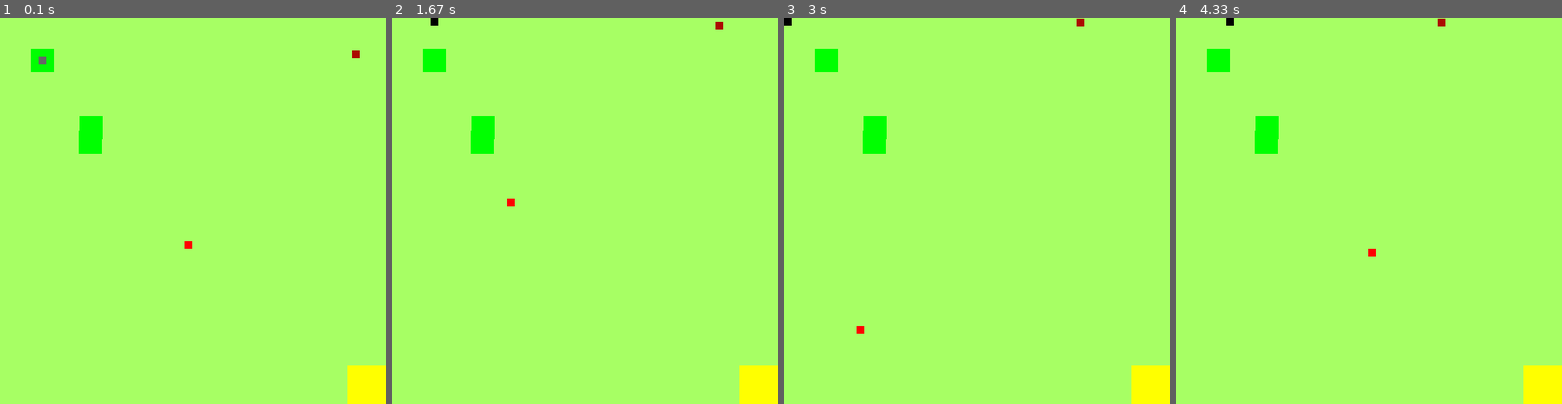
Above: before the commit, frames 1-4 (left to right).
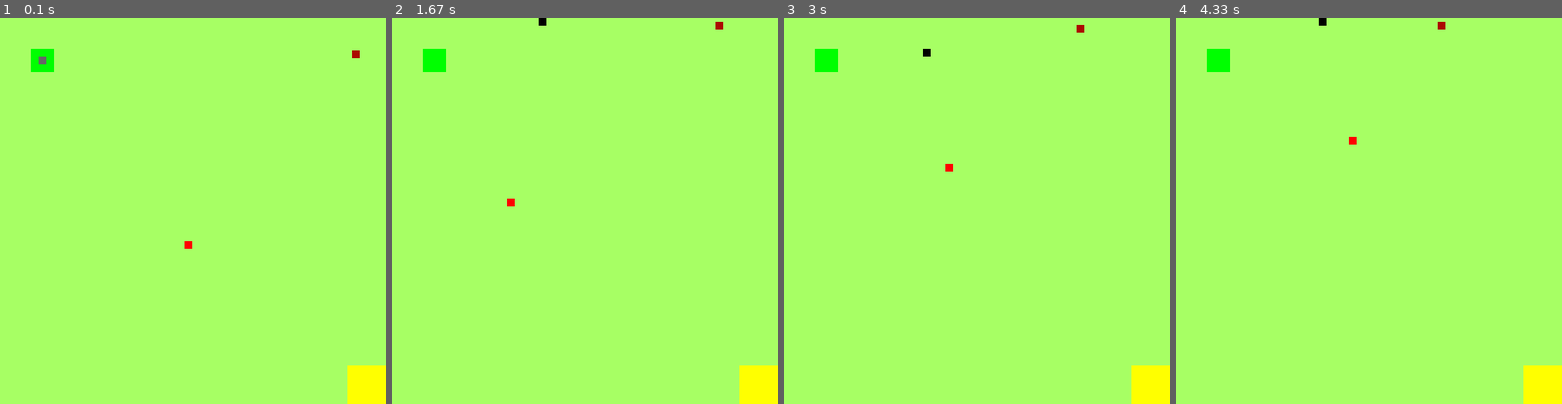
Above: after the commit, the same moments.

Repository: Eli6th/Pygame_Game
Game: pygame game, started from game.py
Two runs of this game, one before a commit and one after it. Both use one fixed random seed, a clock stepped at 60 frames per second and the inputs below.
Inputs:
- Up to frame 1 (0.1 s): no input
- Up to frame 2 (1.67 s): hold W 0.33-0.8 s; hold Right 0.33-0.8 s; hold Right 0.83-1.3 s; hold W 1.33-1.63 s
- Up to frame 3 (3 s): hold Right 1.67-2.13 s; hold A 2.17-2.7 s; hold Down from 2.73 s (still down)
- Up to frame 4 (4.33 s): release Down at 3.03 s; hold A 3.07-3.47 s; hold Up 3.5-3.87 s; hold D from 3.9 s (still down)

The runs differ from the first frame. In frame 1, 0.6% of the frame differs, in the area x 20-27%, y 25-36%; in frame 2, 0.7%; in frame 3, 0.8%, in the area x 0-78%, y 0-82%; in frame 4, 0.8%.

Commit message:
Added edge enemy

Diff:
--- a/game.py
+++ b/game.py
@@ -14,7 +14,7 @@
 
 GUARD_PATROL_COLOR = (255, 0, 0)
 GUARD_CHASING_COLOR = (171, 9, 0)
-GUARD_SHOOTER_COLOR = (255, 71, 61)
+GUARD_EDGE_COLOR = (255, 71, 61)
 
 BUSH_COLOR = (0, 255, 0)
 WIN_AREA_COLOR = (255, 255, 0)
@@ -194,7 +194,7 @@
 
 def random_positions():
     positions = []
-    for i in range(random.randint(3, 6)):
+    for i in range(2):
         positions.append([random.randint(50, 450),random.randint(50, 450)])
 
     return positions
@@ -205,8 +205,9 @@
 bushes_list = pygame.sprite.Group()
 
 # Level variables
-level = 1
+level = 9
 size = (WIDTH, HEIGHT)
+enemies = [1, 1, 0]
 
 # Player variables
 jumps = 1
@@ -222,6 +223,13 @@
     all_sprites_list.add(guard)
     guards_list.add(guard)
 
+def create_edge_guard():
+    guard = PatrolGuard(GUARD_EDGE_COLOR, 10, 10, 5, [[10, 10], [490, 10], [490, 490], [10, 490]])
+    guard.rect.x = random.randint(0, 500)
+    guard.rect.y = 10
+    all_sprites_list.add(guard)
+    guards_list.add(guard)
+
 def create_chasing_guard():
     guard = ChasingGuard(GUARD_CHASING_COLOR, 10, 10, 1)
     guard.rect.x = random.randint(0, 500)
@@ -229,12 +237,24 @@
     all_sprites_list.add(guard)
     guards_list.add(guard)
 
-def create_shooting_guard():
-    guard = ShootingGuard(GUARD_SHOOTER_COLOR, 10, 10, 6)
-    guard.rect.x = random.randint(0, 500)
-    guard.rect.y = random.randint(0, 500)
-    all_sprites_list.add(guard)
-    guards_list.add(guard)
+# def create_shooting_guard():
+#     guard = ShootingGuard(GUARD_SHOOTER_COLOR, 10, 10, 6)
+#     guard.rect.x = random.randint(0, 500)
+#     guard.rect.y = random.randint(0, 500)
+#     all_sprites_list.add(guard)
+#     guards_list.add(guard)
+
+def summon_guards():
+    for i in range(len(enemies)):
+        if (i == 0):
+            for a in range(enemies[i]):
+                create_patrol_guard()
+        elif (i == 1):
+            for a in range(enemies[i]):
+                create_chasing_guard()
+        elif (i == 2):
+            for a in range(enemies[i]):
+                create_edge_guard()
 
 # Player
 player = Player(PLAYER_COLOR, 10, 10)
@@ -245,23 +265,9 @@
 all_sprites_list.add(player)
 
 # Guards
-for i in range(1):
-    create_patrol_guard()
-    create_chasing_guard()
+summon_guards()
 
 # Bushes
-bush1 = Bush(BUSH_COLOR, 30, 30)
-bush1.rect.x = random.randint(50, 350)
-bush1.rect.y = random.randint(50, 350)
-all_sprites_list.add(bush1)
-bushes_list.add(bush1)
-
-bush2 = Bush(BUSH_COLOR, 30, 30)
-bush2.rect.x = random.randint(50, 350)
-bush2.rect.y = random.randint(50, 350)
-all_sprites_list.add(bush2)
-bushes_list.add(bush2)
-
 bush3 = Bush(BUSH_COLOR, 30, 30)
 bush3.rect.x = player.rect.x - player.width
 bush3.rect.y = player.rect.y - player.height
@@ -275,6 +281,7 @@
 
 running = True
 clock = pygame.time.Clock()
+pygame.display.set_caption(f'Level: {level}')
 
 # Player movement
 move = {}
@@ -305,9 +312,19 @@
     all_sprites_list.add(bush3)
     bushes_list.add(bush3)
 
-    for i in range(level):
-        create_patrol_guard()
-        create_chasing_guard()
+    global enemies
+    enemies[0] = level
+    enemies[1] = level
+    if (level % 5 == 0):
+        print(True)
+        enemies[2] = int(level / 5)
+
+    print(enemies)
+    summon_guards()
+
+    # for i in range(level):
+    #     create_patrol_guard()
+    #     create_chasing_guard()
     return
 
 while running:
@@ -324,25 +341,25 @@
         if event.type == pygame.KEYDOWN:
             # if keydown event happened
             # than printing a string to output
-            if event.key == pygame.K_w:
+            if event.key == pygame.K_w or event.key == pygame.K_UP:
                 move["up"] = True
-            if event.key == pygame.K_s:
+            if event.key == pygame.K_s or event.key == pygame.K_DOWN:
                 move["down"] = True
-            if event.key == pygame.K_d:
+            if event.key == pygame.K_d or event.key == pygame.K_RIGHT:
                 move["right"] = True
-            if event.key == pygame.K_a:
+            if event.key == pygame.K_a or event.key == pygame.K_LEFT:
                 move["left"] = True
 
         if event.type == pygame.KEYUP:
             # if keydown event happened
             # than printing a string to output
-            if event.key == pygame.K_w:
+            if event.key == pygame.K_w or event.key == pygame.K_UP:
                 move["up"] = False
-            if event.key == pygame.K_s:
+            if event.key == pygame.K_s or event.key == pygame.K_DOWN:
                 move["down"] = False
-            if event.key == pygame.K_d:
+            if event.key == pygame.K_d or event.key == pygame.K_RIGHT:
                 move["right"] = False
-            if event.key == pygame.K_a:
+            if event.key == pygame.K_a or event.key == pygame.K_LEFT:
                 move["left"] = False
 
     # Actually moving the player character
@@ -377,19 +394,7 @@
         guard.guard_movement(player.rect)
         if pygame.sprite.collide_rect(player, guard) and not is_hidden:
             level = 1
-
-            bush1 = Bush(BUSH_COLOR, 30, 30)
-            bush1.rect.x = random.randint(50, 350)
-            bush1.rect.y = random.randint(50, 350)
-            all_sprites_list.add(bush1)
-            bushes_list.add(bush1)
-
-            bush2 = Bush(BUSH_COLOR, 30, 30)
-            bush2.rect.x = random.randint(50, 350)
-            bush2.rect.y = random.randint(50, 350)
-            all_sprites_list.add(bush2)
-            bushes_list.add(bush2)
-
+            enemies = [1, 1, 0]
             reset_game()
 
     if pygame.sprite.collide_rect(player, winArea) and not is_hidden:
